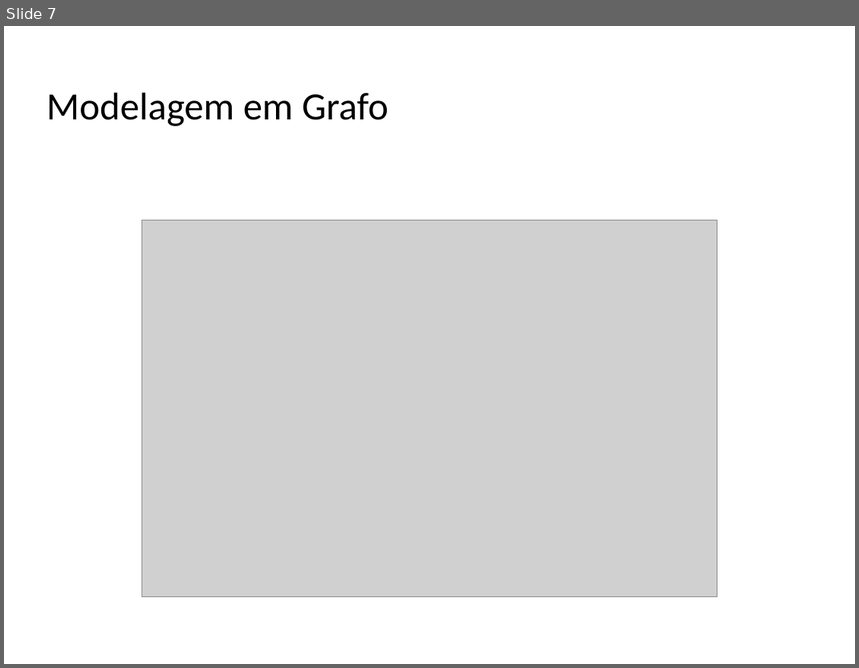
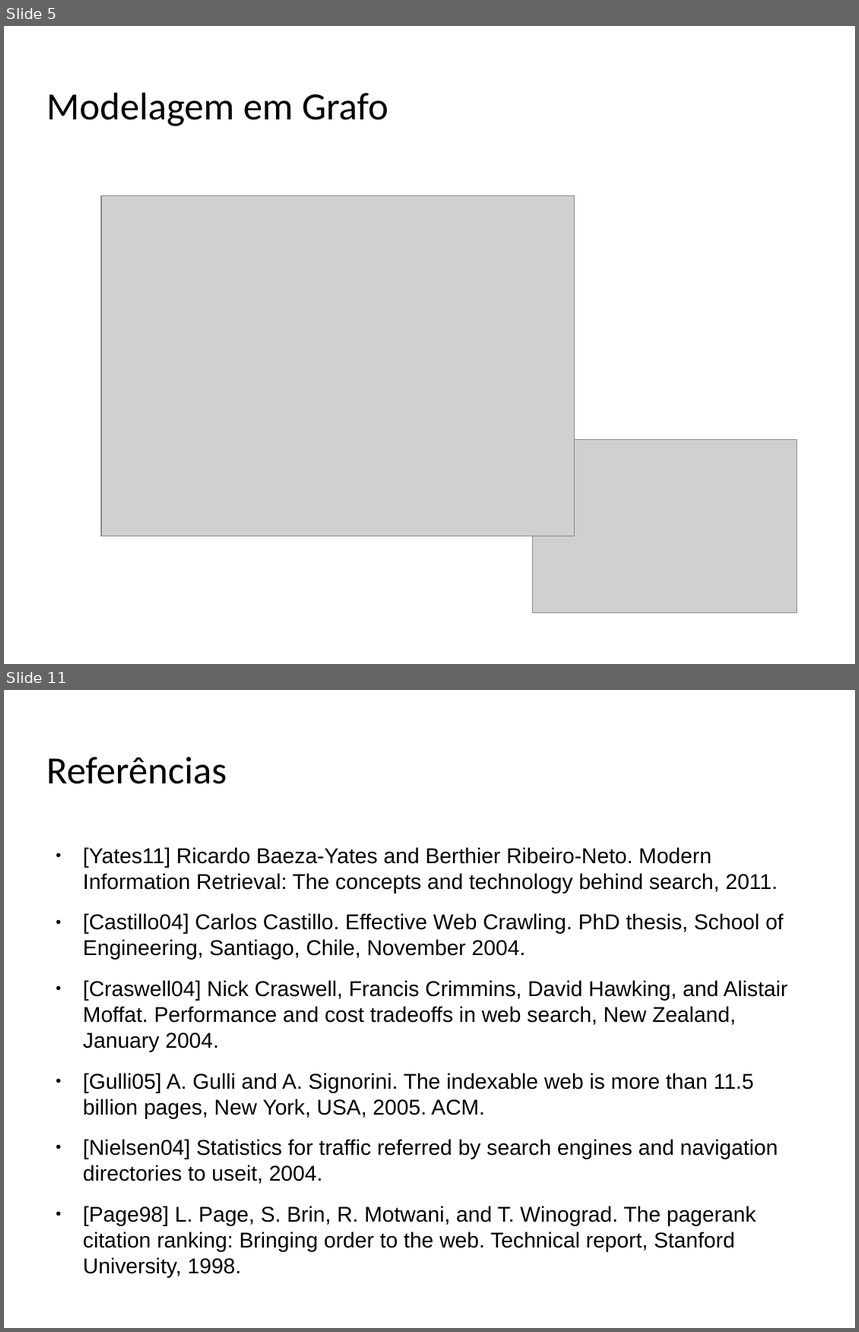
Before and after one commit to albertoueda/ufmg, a slide deck: paa/tp-final/apresentacao/alberto-ueda-final-tp-presentation.odp. Shown one above the other, each under a label of ours: slide 7 before the commit, slides 5 and 11 after it; the slides between them are not shown. The pictures are 859x668 and 859x1332 pixels, drawn with LibreOffice and Linux fonts; fonts in the diff are those of the drawing; grey boxes stand for pictures; background and template pictures are left out. Boxes give left, top, right and bottom in pixels: in the first picture for what was removed or moved away, otherwise in the second. Text is boxed around its words. In the diff, an @@ line names an element or a change of style, - is before the commit and + after.

```diff
--- a/paa/tp-final/apresentacao/alberto-ueda-final-tp-presentation.odp
+++ b/paa/tp-final/apresentacao/alberto-ueda-final-tp-presentation.odp
@@ slide 11 added at (4, 690, 855, 1328), background picture (left out) @@
@@ title added at (47, 757, 227, 784), 36 pt, text #000000 @@
+Referências
@@ text added at (83, 847, 788, 1278), 20 pt, text #000000 @@
+● [Yates11] Ricardo Baeza-Yates and Berthier Ribeiro-Neto. Modern Information Retrieval: The concepts and technology behind search, 2011.
+● [Castillo04] Carlos Castillo. Effective Web Crawling. PhD thesis, School of Engineering, Santiago, Chile, November 2004.
+● [Craswell04] Nick Craswell, Francis Crimmins, David Hawking, and Alistair Moffat. Performance and cost tradeoffs in web search, New Zealand, January 2004.
+● [Gulli05] A. Gulli and A. Signorini. The indexable web is more than 11.5 billion pages, New York, USA, 2005. ACM.
+● [Nielsen04] Statistics for traffic referred by search engines and navigation directories to useit, 2004.
+● [Page98] L. Page, S. Brin, R. Motwani, and T. Winograd. The pagerank citation ranking: Bringing order to the web. Technical report, Stanford University, 1998.
@@ what was slide 7 is now slide 5 @@
@@ slide 5 changed as well @@
@@ picture: place and size @@
-picture at (142, 221, 718, 598)
+picture at (101, 196, 575, 537)
@@ picture added at (533, 439, 798, 613) @@
```
Also in this commit, not shown: 5 other slides changed, 4 other slides added, 7 slides removed, 8 other files.
